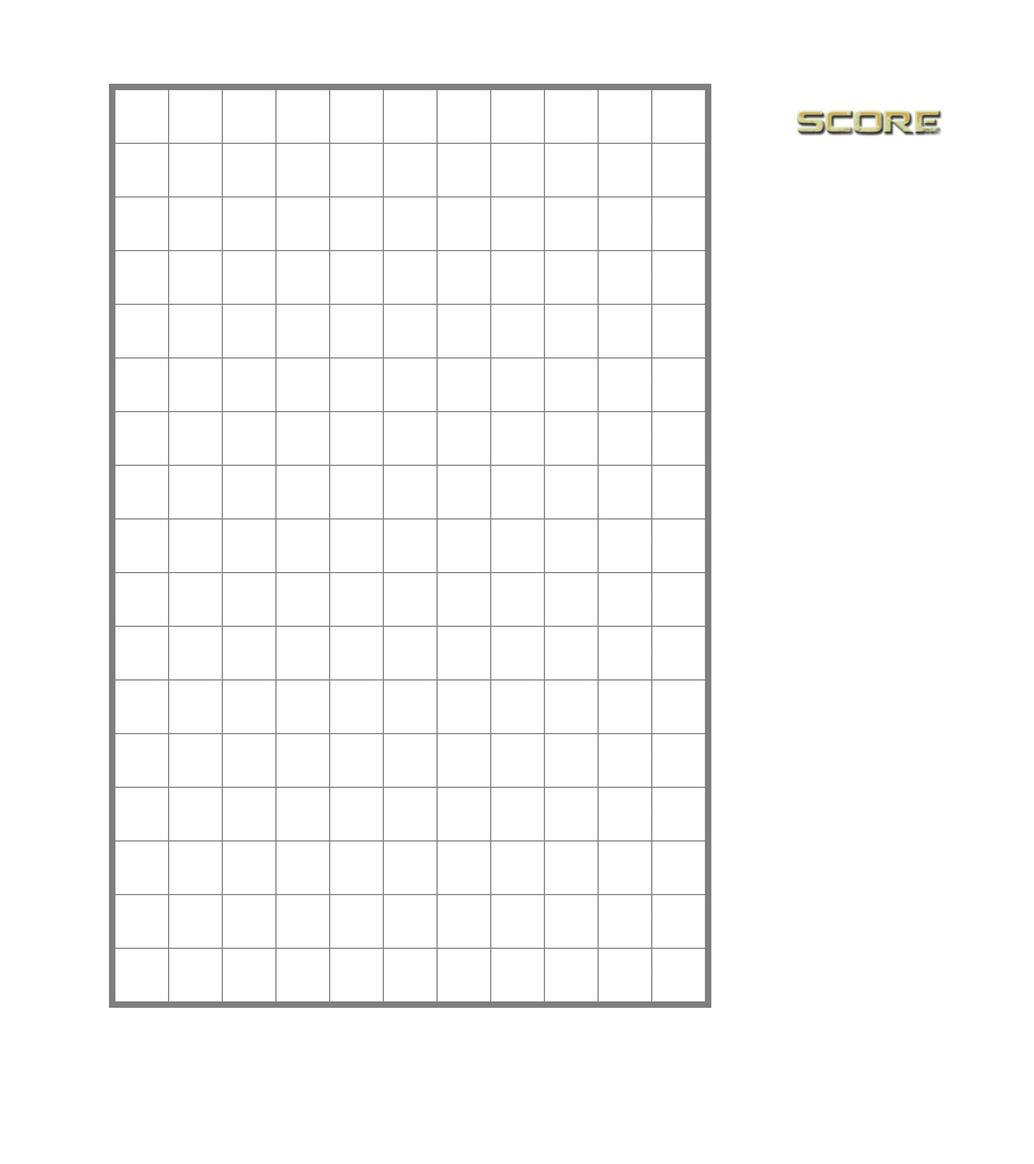
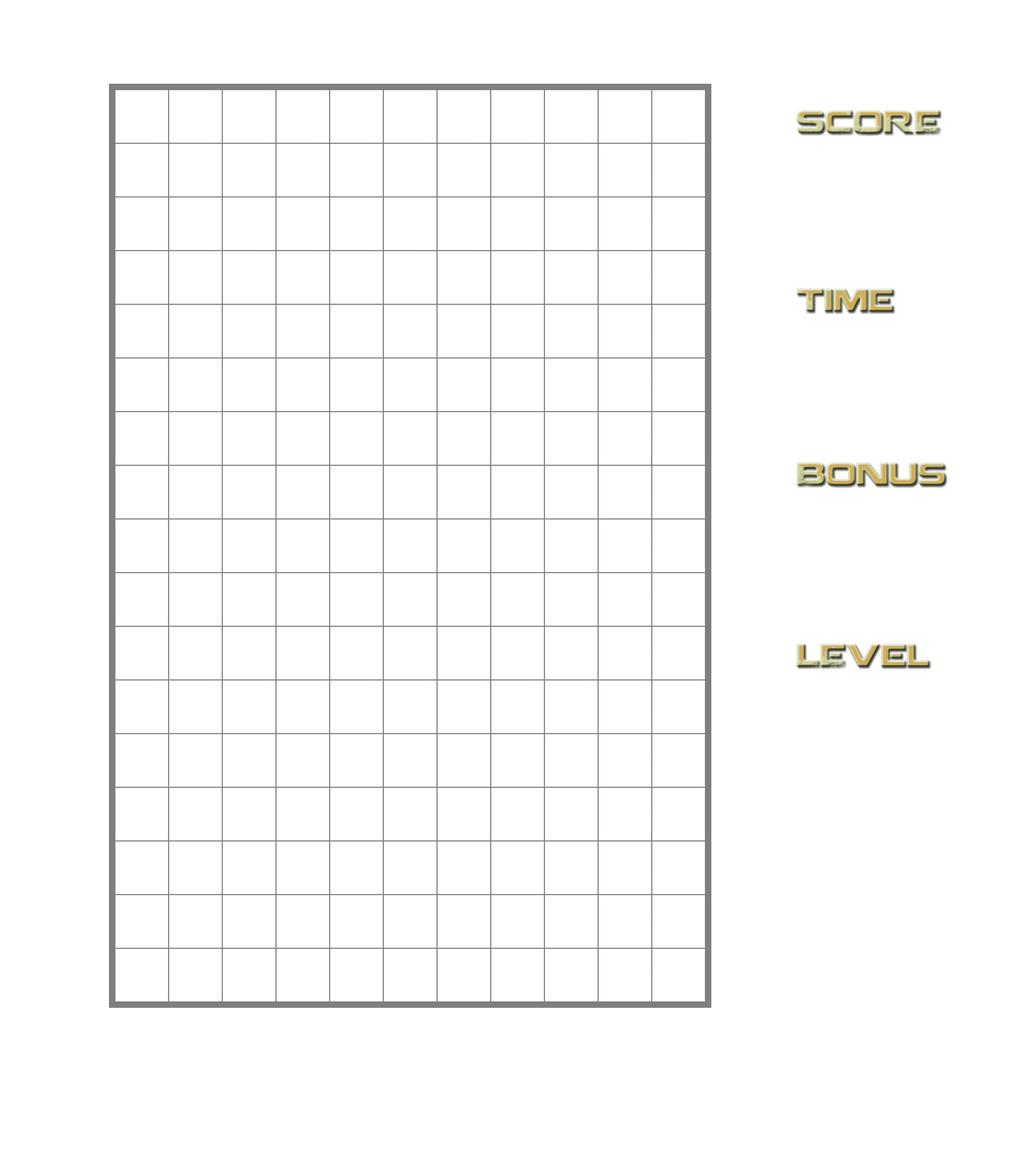
Layers edited between the first and the second w=1034, h=1164 image:
added layer "Bonus" above "Time copy" over [796, 462, 946, 486]
added layer "Time copy" above "Time" over [796, 643, 930, 667]
added layer "Time" above "SCORE" over [796, 288, 894, 312]
